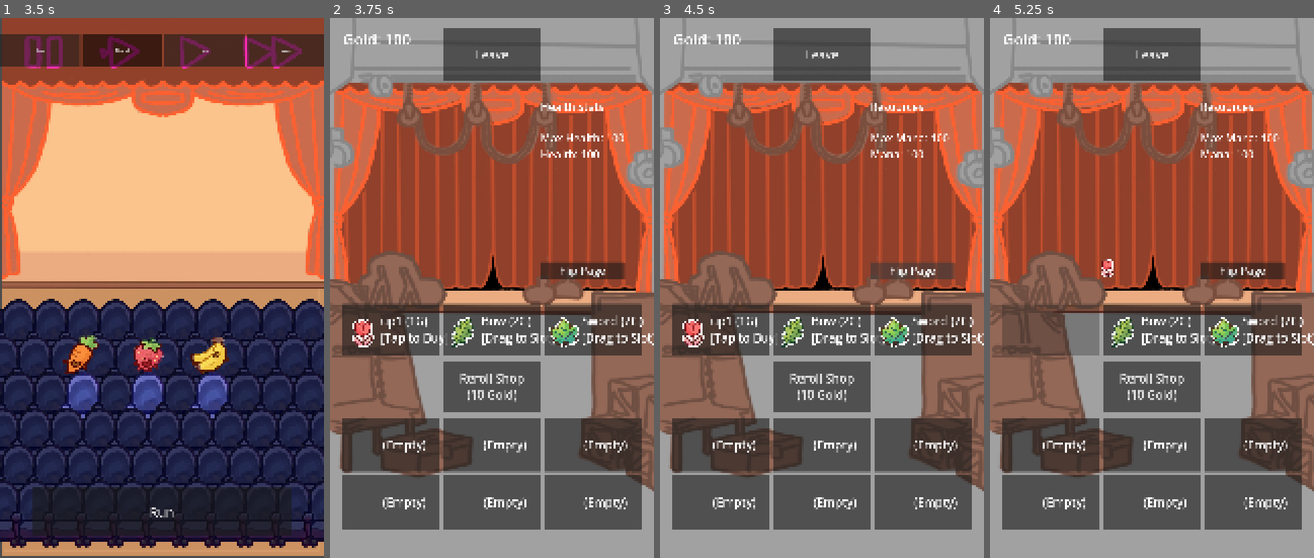
Above: before the commit, frames 1-4 (left to right).
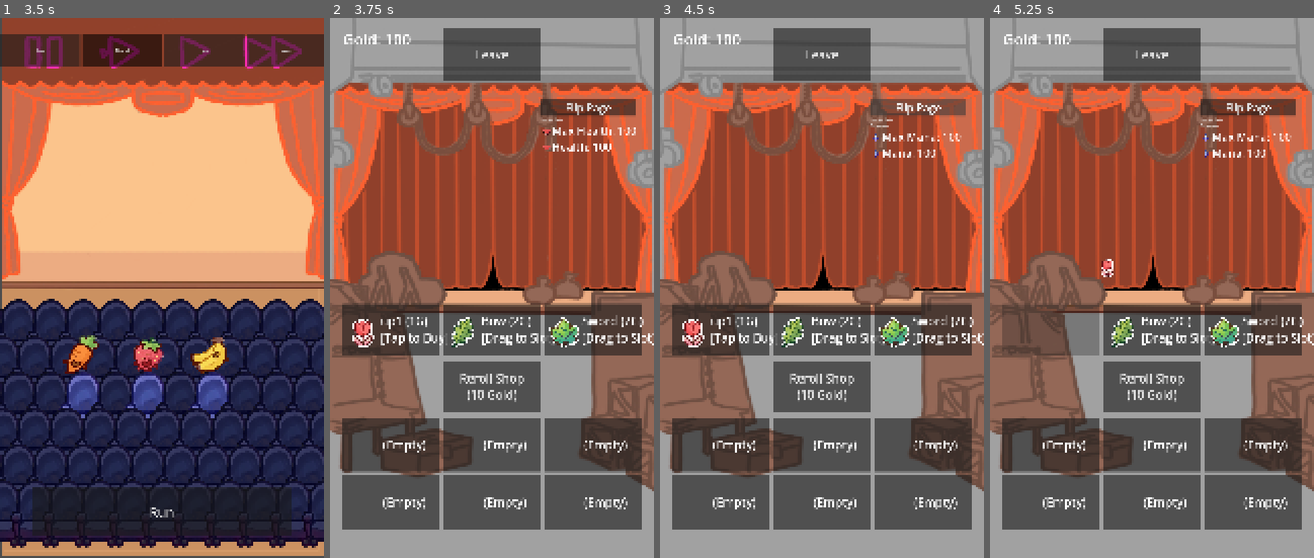
Above: after the commit, the same moments.

Repository: Chrysomall0s/AutoRPG
Game: Godot game, scene res://Scenes/MainMenu.tscn
Same seed, same stepped clock (60 frames per second), same inputs: the game is played once before the commit and once after it. The engine's default icon, where the game draws it, is replaced by a stand-in: a white triangle on a blue panel in a dark square.
Inputs (mouse positions are in pixels of both pictures, inside the frame that each line leads up to):
- Up to frame 1 (3.5 s): click "Easy" at 0.5 s; click "Easy" at 1.25 s; click "Normal" at 2 s; click "Normal" at 2.75 s
- Up to frame 2 (3.75 s): click "Run" at 3.5 s
- Up to frame 3 (4.5 s): click "Flip Page" at 4.25 s
- Up to frame 4 (5.25 s): click (1051, 331) at 5.02 s

Frame 1 is identical in both runs. In frame 2, 2.3% of the frame differs, in the area x 65-95%, y 15-49%; in frame 3, 2.1%; in frame 4, 2.1%.

Commit message:
checkpoint

Diff:
--- a/Assets/shaders/outline_shader.gdshader
+++ b/Assets/shaders/outline_shader.gdshader
@@ -4,10 +4,10 @@
 uniform float outline_width : hint_range(0.0, 10.0) = 8.0;
 
 vec4 get_color_for_level(float lvl) {
-    if (lvl <= 2.0) return mix(vec4(1.0, 1.0, 1.0, 1.0), vec4(1.0, 1.0, 0.0, 1.0), (lvl - 1.0) / 19.0);
-    if (lvl <= 4.0) return mix(vec4(1.0, 1.0, 0.0, 1.0), vec4(0.0, 1.0, 0.0, 1.0), (lvl - 21.0) / 19.0);
-    if (lvl <= 6.0) return mix(vec4(0.0, 1.0, 0.0, 1.0), vec4(0.0, 0.0, 1.0, 1.0), (lvl - 41.0) / 19.0);
-    if (lvl <= 8.0) return mix(vec4(0.0, 0.0, 1.0, 1.0), vec4(0.5, 0.0, 0.5, 1.0), (lvl - 61.0) / 19.0);
+    if (lvl <= 1.0) return mix(vec4(1.0, 1.0, 1.0, 1.0), vec4(1.0, 1.0, 0.0, 1.0), (lvl - 1.0) / 19.0);
+    if (lvl <= 2.0) return mix(vec4(1.0, 1.0, 0.0, 1.0), vec4(0.0, 1.0, 0.0, 1.0), (lvl - 21.0) / 19.0);
+    if (lvl <= 3.0) return mix(vec4(0.0, 1.0, 0.0, 1.0), vec4(0.0, 0.0, 1.0, 1.0), (lvl - 41.0) / 19.0);
+    if (lvl <= 4.0) return mix(vec4(0.0, 0.0, 1.0, 1.0), vec4(0.5, 0.0, 0.5, 1.0), (lvl - 61.0) / 19.0);
     return mix(vec4(0.5, 0.0, 0.5, 1.0), vec4(1.0, 0.75, 0.8, 1.0), (lvl - 81.0) / 19.0);
 }
 
--- a/Scripts/GameManager.gd
+++ b/Scripts/GameManager.gd
@@ -4,32 +4,34 @@
 var stat_registry = {
 	"hp": {
 		"name": "Health",
-		"group": "Health Stats"
+		"group": "Health Stats",
+		"iconatlas": "res://Assets/atlas/icon.tres",
+		"iconindex": 1
 	},
 	"maxhp": {
 		"name": "Max Health",
-		"group": "Health Stats"
+		"group": "Health Stats",
+		"iconatlas": "res://Assets/atlas/icon.tres",
+		"iconindex": 1
 	},
 	"mp": {
 		"name": "Mana",
-		"group": "Resources"
+		"group": "Resources",
+		"iconatlas": "res://Assets/atlas/icon.tres",
+		"iconindex": 2
 	},
 	"maxmp": {
 		"name": "Max Mana",
-		"group": "Resources"
+		"group": "Resources",
+		"iconatlas": "res://Assets/atlas/icon.tres",
+		"iconindex": 2
 	},
-	"damage": {
+	"dmg": {
 		"name": "Damage",
-		"group": "Combat Stats"
+		"group": "Combat Stats",
+		"iconatlas": "res://Assets/atlas/icon.tres",
+		"iconindex": 14
 	},
-	"crit": {
-		"name": "Critical Hit",
-		"group": "Combat Stats"
-	},
-	"attack_speed": {
-		"name": "Attack Speed",
-		"group": "Combat Stats"
-	}
 }
 
 # --- Profiles ---
@@ -39,6 +41,7 @@
 		"hp": 100,
 		"maxmp": 100,
 		"mp": 100,
+		"dmg": 4,
 		"gold": 100,
 		"crit": 5,
 		"attack_speed": 2
--- a/Scripts/MainMenu.gd
+++ b/Scripts/MainMenu.gd
@@ -59,7 +59,8 @@
         "hp": 100,
         "maxmp": 100,
         "mp": 100,
-        "gold": 100
+        "gold": 100,
+        "dmg": 4,
         },
         "passives": [],
         "weapons": ["Sword"],
@@ -73,7 +74,8 @@
         "hp": 100,
         "maxmp": 100,
         "mp": 100,
-        "gold": 100
+        "gold": 100,
+        "dmg": 4,
         },
         "passives": ["up3"],
         "weapons": ["Bow", "CurseStaff", "Sword","Sword","Sword","Sword" ],
@@ -87,7 +89,8 @@
         "hp": 100,
         "maxmp": 100,
         "mp": 100,
-        "gold": 100
+        "gold": 100,
+        "dmg": 4,
         },
         "passives": ["up2","up1","up2","up1","up2","up1","up2","up1","up2","up1","up2","up1","up2","up1","up2","up1"],
         "weapons": ["Staff"],
--- a/Scripts/Store.gd
+++ b/Scripts/Store.gd
@@ -194,16 +194,20 @@
     var screen_size = get_viewport_rect().size
 
     stats_container = VBoxContainer.new()
-    # Position based on ratio
     stats_container.position = Vector2(screen_size.x * statsbook_x_ratio, screen_size.y * statsbook_y_ratio)
 
+    # Optional: Set a fixed width so the container doesn't collapse
+    stats_container.custom_minimum_size = Vector2(screen_size.x * 0.2, screen_size.y * 0.4)
+
+    # 1. Stats Label (or the new container of rows)
     stats_label = Label.new()
-    # Dynamic font size
+    stats_label.name = "StatsLabel"
     stats_label.add_theme_font_size_override("font_size", int(screen_size.y * statsbook_font_ratio))
-    stats_label.custom_minimum_size = Vector2(screen_size.x * 0.15, screen_size.y * 0.3)
     stats_container.add_child(stats_label)
 
+    # 2. Flip Button (Always added last to be at the bottom)
     var flip_button = Button.new()
+    flip_button.name = "FlipButton" # Named for easy identification
     flip_button.text = "Flip Page"
     flip_button.add_theme_font_size_override("font_size", int(screen_size.y * statsbook_font_ratio))
     flip_button.pressed.connect(flip_stats_page)
@@ -211,32 +215,66 @@
 
     add_child(stats_container)
     update_stats_display()
-
 func update_stats_display():
-    if not is_instance_valid(stats_label): return
+    if not is_instance_valid(stats_container): return
+
+    # 1. Clear existing rows (keep the header/flip button if they are in there)
+    # Assuming stats_label was the only child, or you want to clear specific generated nodes
+    for child in stats_container.get_children():
+        if child.name != "FlipButton" and child.name != "Header": # Add logic to protect header/buttons
+            child.queue_free()
 
     var page = stat_pages[current_page_index]
-    var text = page["title"] + "\n----------------\n"
-
-    # Case A: Standard Stat Page
+
+    # Add Title/Header
+    var title = Label.new()
+    title.name = "Header"
+    title.text = page["title"]
+    stats_container.add_child(title)
+
+    # 2. Render content
     if page.has("stats"):
         var stats = GameManager.player_profile.get("stats", {})
         for stat_key in page["stats"]:
             var value = stats.get(stat_key, 0)
             var def = GameManager.stat_registry.get(stat_key, {})
             var display_name = def.get("name", stat_key)
-            text += display_name + ": " + str(value) + "\n"
-
-    # Case B: Equipment/Audience List Page
+
+            # Use the helper to create the row
+            var icon_path = def.get("iconatlas", "")
+            var icon_idx = def.get("iconindex", 0)
+            create_stat_row(display_name + ": " + str(value), icon_path, icon_idx)
+
     elif page.has("items"):
-        var items = page["items"]
-        if items.size() == 0:
-            text += "(None)"
-        else:
-            for item in items:
-                text += "- " + str(item) + "\n"
-
-    stats_label.text = text
+        for item in page["items"]:
+            create_stat_row(str(item), "", 0) # Items might not have icons
+
+func create_stat_row(text: String, icon_path: String, icon_idx: int):
+    var row = HBoxContainer.new()
+    var screen_size = get_viewport_rect().size
+    var font_size = int(screen_size.y * statsbook_font_ratio)
+
+    # Icon
+    if icon_path != "":
+        var tex_rect = TextureRect.new()
+        tex_rect.custom_minimum_size = Vector2(font_size, font_size)
+        tex_rect.expand_mode = TextureRect.EXPAND_IGNORE_SIZE
+        tex_rect.stretch_mode = TextureRect.STRETCH_KEEP_ASPECT_CENTERED
+
+        var atlas = AtlasTexture.new()
+        atlas.atlas = load(icon_path)
+        # Adjust these values based on your atlas grid size (e.g., 250)
+        atlas.region = Rect2(Vector2((icon_idx % 4) * 250, (icon_idx / 4) * 250), Vector2(250, 250))
+        tex_rect.texture = atlas
+        row.add_child(tex_rect)
+
+    # Text
+    var label = Label.new()
+    label.text = text
+    label.add_theme_font_size_override("font_size", font_size)
+    row.add_child(label)
+
+    stats_container.add_child(row)
 
 func flip_stats_page():
     current_page_index = (current_page_index + 1) % stat_pages.size()
